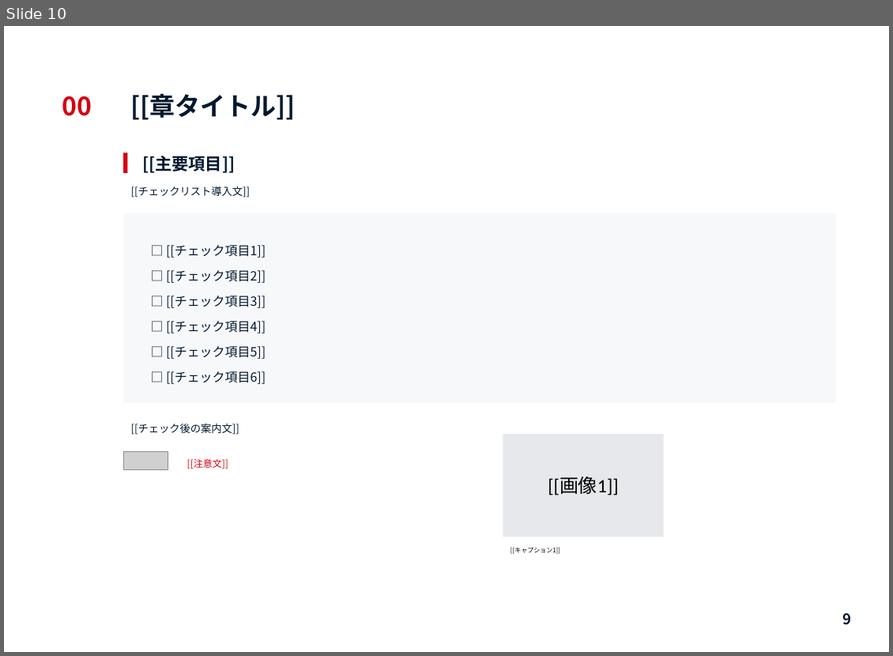
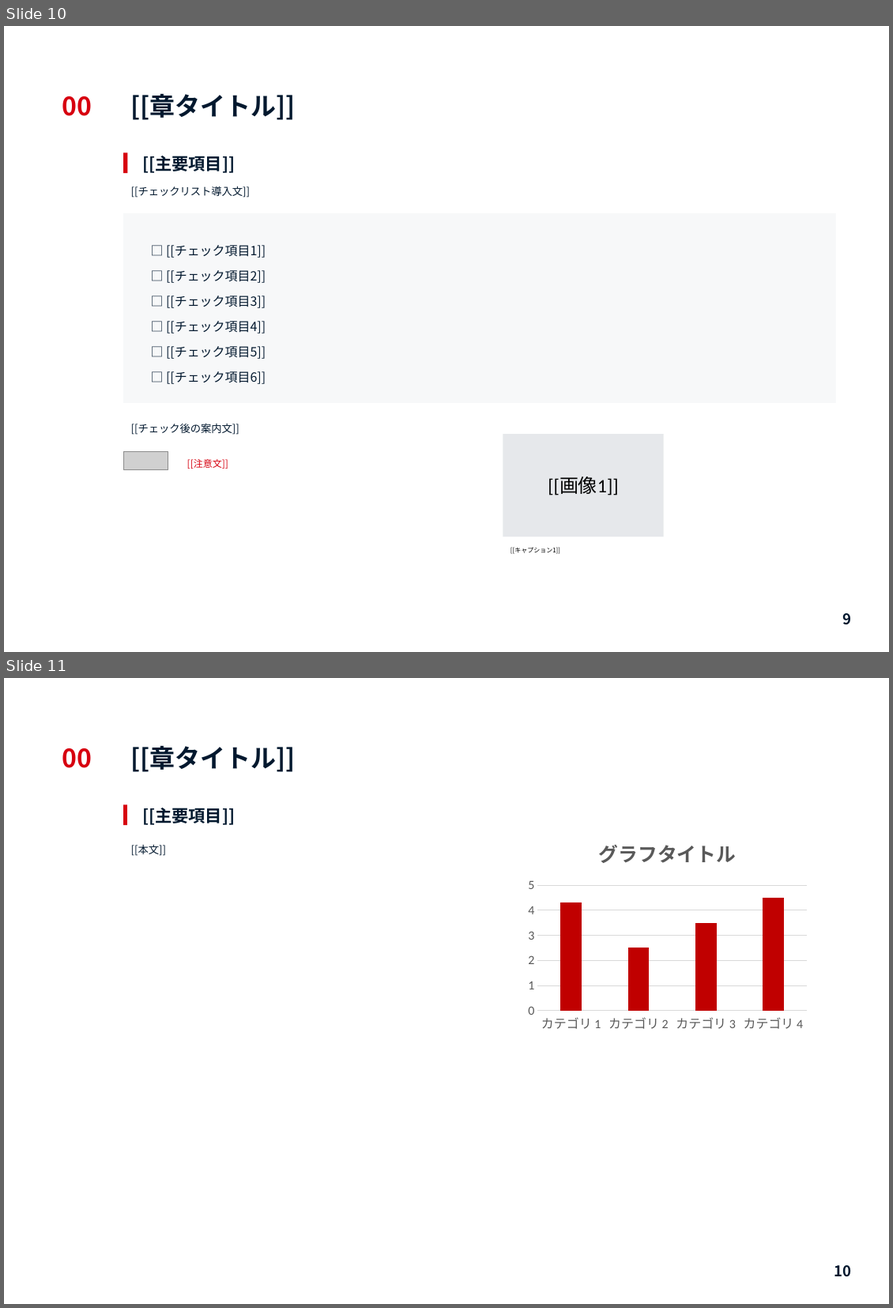
Before and after one commit to kazuya-reds/w3-autoslide, a slide deck: 資料作成テンプレート_A4横.pptx. Shown one above the other, each under a label of ours: slide 10 before the commit, slides 10 and 11 after it. The pictures are 893x656 and 893x1308 pixels, drawn with LibreOffice and Linux fonts; fonts in the diff are those of the drawing; grey boxes stand for pictures; background and template pictures are left out. Boxes give left, top, right and bottom in pixels: in the first picture for what was removed or moved away, otherwise in the second. Text is boxed around its words. In the diff, an @@ line names an element or a change of style, - is before the commit and + after.

```diff
--- a/資料作成テンプレート_A4横.pptx
+++ b/資料作成テンプレート_A4横.pptx
@@ slide 11 added at [4, 678, 889, 1304], background picture (left out) @@
@@ text added at [62, 748, 92, 768], 24 pt, text #D7000F, bold @@
+00
@@ text added at [131, 746, 296, 772], 24 pt, text #02182E, bold @@
+[[章タイトル]]
@@ rectangle added at [123, 804, 127, 825], fill #D7000F @@
@@ text added at [142, 808, 235, 825], 16 pt, text #02182E, bold @@
+[[主要項目]]
@@ column stacked chart added at [522, 825, 813, 1037] @@
+title "グラフタイトル "
+categories: カテゴリ 1, カテゴリ 2, カテゴリ 3, カテゴリ 4
+Series 1: 4.3, 2.5, 3.5, 4.5
@@ text added at [131, 844, 166, 856], 10 pt, text #02182E @@
+[[本文]]
@@ page number added at [834, 1265, 851, 1277], 14 pt, text #02182E, bold @@
+10
```
Also in this commit, not shown: 1 other slide added.
